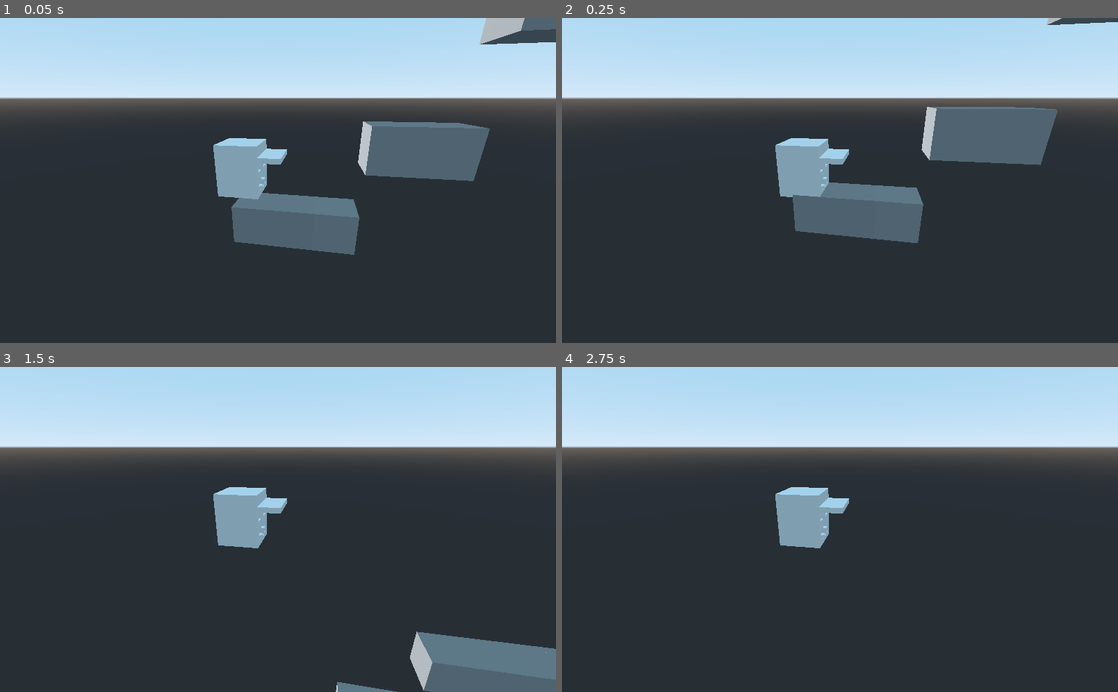
Above: before the commit, frames 1-4 (two rows, left to right).
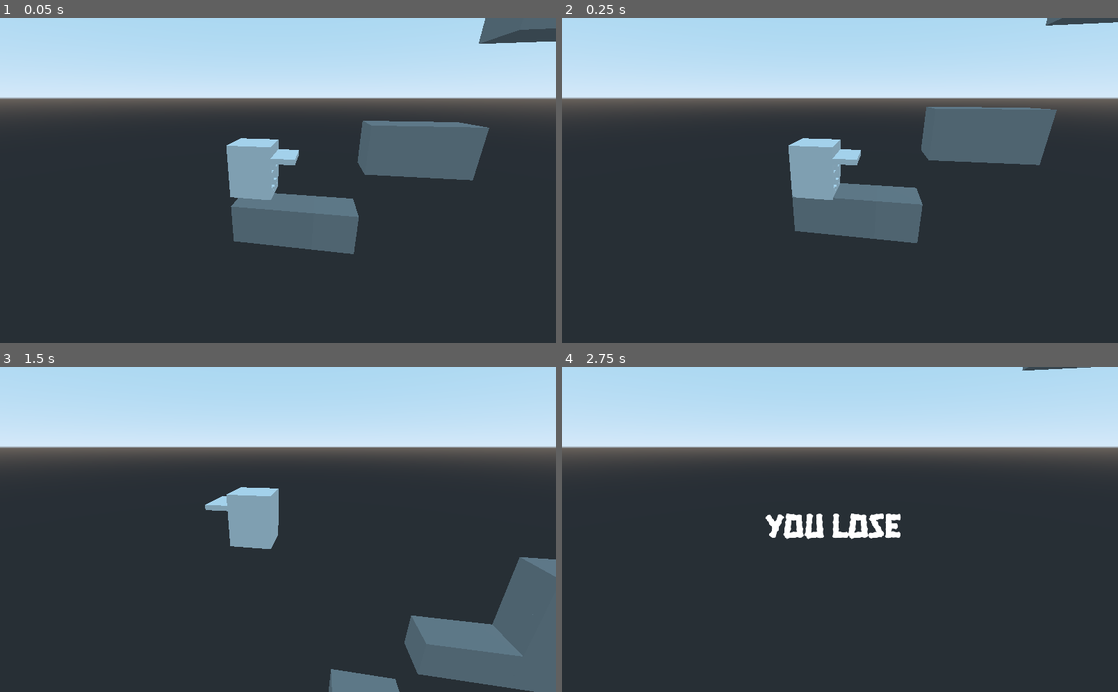
Above: after the commit, the same moments.

Repository: EgorRudenko/my_first_3d_godot_game
Game: Godot game, scene res://Scenes/Main.tscn
Two runs of this game, one before a commit and one after it. Both use one fixed random seed, a clock stepped at 60 frames per second and the inputs below.
Inputs:
- Up to frame 1 (0.05 s): no input
- Up to frame 2 (0.25 s): no input
- Up to frame 3 (1.5 s): tap Enter at 0.5 s; hold Right (ui_right) 0.53-1.28 s; tap Space at 1.25 s; hold Left (ui_left) from 1.28 s (still down)
- Up to frame 4 (2.75 s): release Left (ui_left) at 2.03 s; hold Right (ui_right) from 2.03 s (still down)

The runs differ from the first frame. In frame 1, 1.9% of the frame differs, in the area x 38-100%, y 0-73%; in frame 2, 1.4%; in frame 3, 5.7%, in the area x 36-100%, y 36-100%; in frame 4, 2.6%.

Commit message:
Add files via upload

Diff:
--- a/Project_2/Scenes/Main.tscn
+++ b/Project_2/Scenes/Main.tscn
@@ -1,22 +1,44 @@
-[gd_scene load_steps=4 format=2]
+[gd_scene load_steps=8 format=2]
 
 [ext_resource path="res://Scenes/aliveObjects/Player.tscn" type="PackedScene" id=1]
 [ext_resource path="res://Scripts/Main.gd" type="Script" id=2]
 [ext_resource path="res://Scenes/levels/level.tscn" type="PackedScene" id=3]
+[ext_resource path="res://Objects/Fonts/HanaleiFill-Regular.ttf" type="DynamicFontData" id=4]
+[ext_resource path="res://Scripts/Camera.gd" type="Script" id=5]
+[ext_resource path="res://Scenes/Objects/Portal.tscn" type="PackedScene" id=6]
+
+[sub_resource type="DynamicFont" id=1]
+size = 64
+font_data = ExtResource( 4 )
 
 [node name="Main" type="Spatial"]
 script = ExtResource( 2 )
 
 [node name="Player" parent="." instance=ExtResource( 1 )]
+collision/safe_margin = 0.01
 
 [node name="Camera" type="Camera" parent="."]
 transform = Transform( -0.173648, -0.336824, 0.925417, 0, 0.939693, 0.34202, -0.984808, 0.0593911, -0.163176, 10.451, 3.647, -5 )
 keep_aspect = 0
 fov = 101.553
 near = 0.01
+script = ExtResource( 5 )
 
-[node name="DirectionalLight" type="DirectionalLight" parent="."]
-transform = Transform( 1, 0, 0, 0, 1, 0, 0, 0, 1, 2.11477, 5.65565, -4.65385 )
+[node name="Label" type="Label" parent="Camera"]
+margin_left = 30.0
+margin_top = 45.8811
+margin_right = 970.0
+margin_bottom = 536.881
+custom_fonts/font = SubResource( 1 )
+text = "You LOSE"
+align = 1
+valign = 1
+__meta__ = {
+"_edit_use_anchors_": false
+}
 
 [node name="level" parent="." instance=ExtResource( 3 )]
-transform = Transform( -1, 0, -3.25841e-07, 0, 1, 0, 3.25841e-07, 0, -1, 0.0132256, -0.0271692, -0.0239038 )
+transform = Transform( -1, 0, -3.25841e-07, 0, 1, 0, 3.25841e-07, 0, -1, 0, 0, 0 )
+
+[node name="End" parent="." instance=ExtResource( 6 )]
+transform = Transform( 1, 0, 0, 0, 1, 0, 0, 0, 1, 0, 8, -14 )
--- /dev/null
+++ b/Project_2/Scenes/Objects/Portal.tscn
@@ -0,0 +1,15 @@
+[gd_scene load_steps=2 format=2]
+
+[ext_resource path="res://Objects/3D_Models/platform.obj" type="ArrayMesh" id=1]
+
+[node name="End" type="Spatial"]
+transform = Transform( 1, 0, 0, 0, 1, 0, 0, 0, 1, -0.013754, -0.0144454, 0.0614338 )
+
+[node name="platform" type="MeshInstance" parent="."]
+mesh = ExtResource( 1 )
+material/0 = null
+
+[node name="platform2" type="MeshInstance" parent="."]
+transform = Transform( 1, 0, 0, 0, 1, 0, 0, 0, 1, 0, 2, 0 )
+mesh = ExtResource( 1 )
+material/0 = null
--- a/Project_2/Scenes/aliveObjects/Player.tscn
+++ b/Project_2/Scenes/aliveObjects/Player.tscn
@@ -1,19 +1,26 @@
-[gd_scene load_steps=4 format=2]
+[gd_scene load_steps=5 format=2]
 
 [ext_resource path="res://Objects/3D_Models/idiot.obj" type="ArrayMesh" id=1]
 [ext_resource path="res://Scripts/Player.gd" type="Script" id=2]
 
 [sub_resource type="BoxShape" id=1]
-extents = Vector3( 1.51837, 1.19895, 1.06374 )
+extents = Vector3( 0.954156, 1.19895, 1.06374 )
+
+[sub_resource type="BoxShape" id=2]
+extents = Vector3( 1, 0.176412, 0.568575 )
 
 [node name="Player" type="KinematicBody"]
 script = ExtResource( 2 )
 
 [node name="CollisionShape" type="CollisionShape" parent="."]
-transform = Transform( -1.62921e-07, 0, 1, 0, 1, 0, -1, 0, -1.62921e-07, 0, 0.331081, 0.0693591 )
+transform = Transform( -1.62921e-07, 0, 1, 0, 1, 0, -1, 0, -1.62921e-07, 0, 0.331081, 0.00363421 )
 shape = SubResource( 1 )
 
 [node name="idiot" type="MeshInstance" parent="."]
-transform = Transform( -1.62921e-07, 0, 1, 0, 1, 0, -1, 0, -1.62921e-07, 0, 0, 0.625036 )
+transform = Transform( -1.62921e-07, 0, 1, 0, 1, 0, -1, 0, -1.62921e-07, 0, 0, 0 )
 mesh = ExtResource( 1 )
 material/0 = null
+
+[node name="CollisionShape2" type="CollisionShape" parent="."]
+transform = Transform( 1, 0, 0, 0, 1, 0, 0, 0, 1, 0, 0.860342, -1.50797 )
+shape = SubResource( 2 )
--- /dev/null
+++ b/Project_2/Scripts/Camera.gd
@@ -0,0 +1 @@
+extends Camera
--- a/Project_2/Scripts/Main.gd
+++ b/Project_2/Scripts/Main.gd
@@ -1,9 +1,29 @@
 extends Spatial
+signal win
+
+var mathClass = load("res://Scripts/classes/math.gd")
+var math = mathClass.new()
+onready var end = get_node("End")
+onready var player = get_node("Player")
+onready var camera = get_node("Camera")
+onready var label = get_node("Camera/Label")
+var isRun = true
 
 
-onready var player = get_node("Player")
-onready var camera = get_node("Camera")
+func _ready():
+	label.visible = false
 
 func _process(delta):
-	camera.translation.z = player.translation.z-3
-	camera.translation.y = player.translation.y+3.5
+	if isRun:
+		var pp = player.translation
+		var pe = end.translation
+		if math.mod(math.mod(pp.z) - math.mod(pe.z)) < 2 and math.mod(math.mod(pp.y)-math.mod(pe.y)) < 2:
+			label.text = "You've won"
+			label.visible = true
+			isRun = false
+		camera.translation.z = player.translation.z-3
+		camera.translation.y = player.translation.y+3.5
+		if player.translation.y < -10:
+			label.text = "You lose"
+			label.visible = true
+			isRun = false
--- a/Project_2/Scripts/Player.gd
+++ b/Project_2/Scripts/Player.gd
@@ -1,19 +1,34 @@
 extends KinematicBody
 
+var mathClass = load("res://Scripts/classes/math.gd")
+var math = mathClass.new()
+onready var end = get_node("../End")
+onready var player = get_node("../Player")
 onready var vel = Vector3()
 var jump_speed = 100
 var gravity = 5
 var speed = 1
+var isRun = true
 
 func _physics_process(delta):
-	if Input.is_action_pressed("ui_right"):
-		#vel.z -= speed
-		move_and_collide(Vector3(0,0,-0.3))
-	elif Input.is_action_pressed("ui_left"):
-		#vel.z += speed
-		move_and_collide(Vector3(0,0,0.3))
-	if Input.is_action_pressed("ui_up") and is_on_floor():
-		vel.y += jump_speed
-	vel.y -= gravity
-
-	vel = move_and_slide(vel, Vector3.UP)
+	if isRun:
+		var pp = player.translation
+		var pe = end.translation
+		if math.mod(math.mod(pp.z) - math.mod(pe.z)) < 2 and math.mod(math.mod(pp.y)-math.mod(pe.y)) < 2:
+			visible = false
+			isRun = false
+		if Input.is_action_pressed("ui_right"):
+			#vel.z -= speed
+			move_and_collide(Vector3(0,0,-0.3))
+			player.rotation_degrees.y = 0
+		elif Input.is_action_pressed("ui_left"):
+			#vel.z += speed
+			move_and_collide(Vector3(0,0,0.3))
+			player.rotation_degrees.y = 180
+		if Input.is_action_pressed("ui_up") and is_on_floor():
+			vel.y += jump_speed
+		vel.y -= gravity
+		vel = move_and_slide(vel, Vector3.UP)
+		if translation.y < -10:
+			visible = false
+			isRun = false
--- /dev/null
+++ b/Project_2/Scripts/classes/math.gd
@@ -0,0 +1,9 @@
+extends Node
+
+class_name math
+
+func mod(x):
+	if 0 > x:
+		return -x
+	else:
+		return x
--- a/Project_2/project.godot
+++ b/Project_2/project.godot
@@ -8,9 +8,14 @@
 
 config_version=4
 
-_global_script_classes=[  ]
+_global_script_classes=[ {
+"base": "Node",
+"class": "math",
+"language": "GDScript",
+"path": "res://Scripts/classes/math.gd"
+} ]
 _global_script_class_icons={
-
+"math": ""
 }
 
 [application]
Binary file added: Project_2/Objects/Fonts/HanaleiFill-Regular.ttf
Not shown, added: Project_2/Objects/Fonts/Roboto.zip
